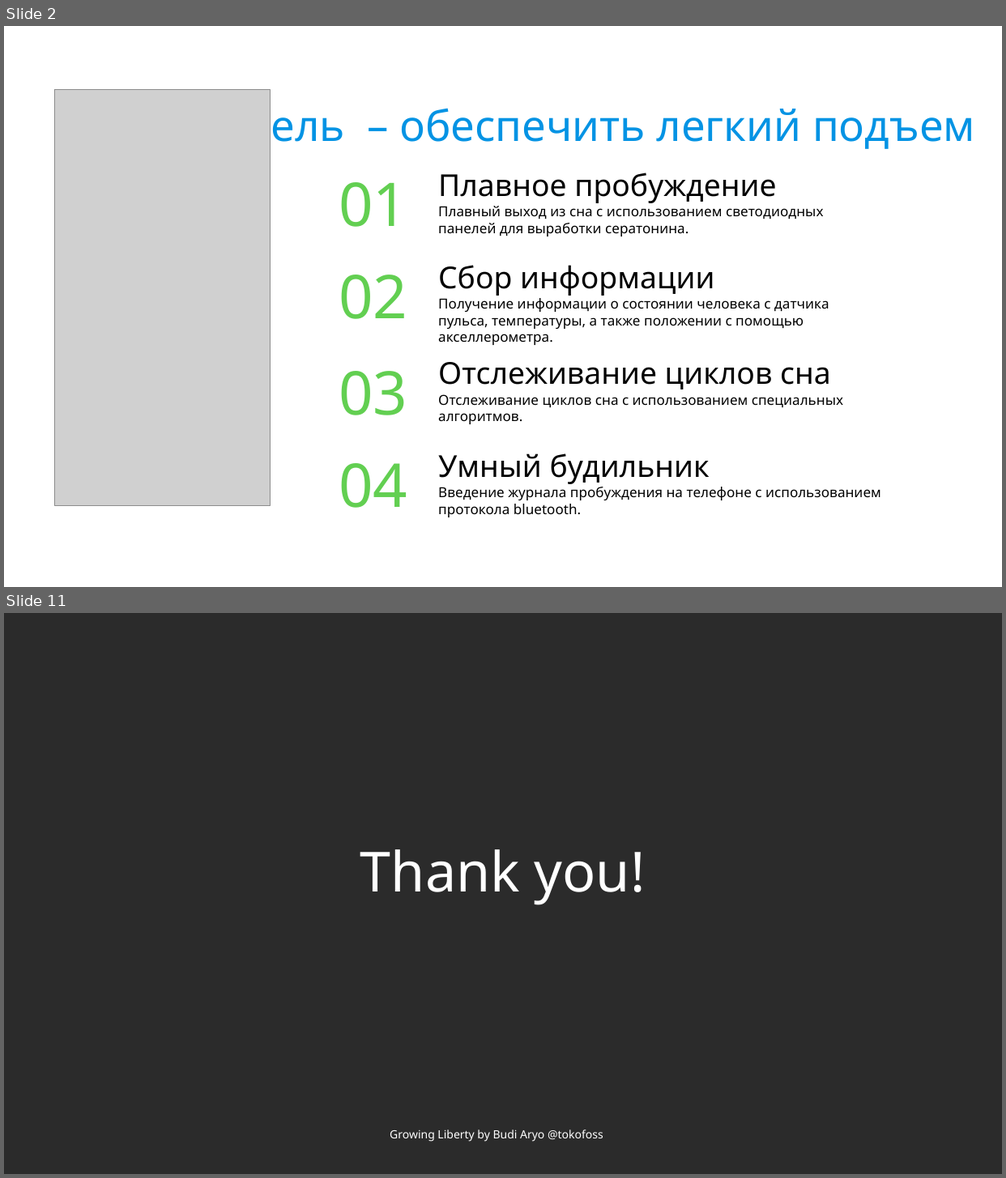
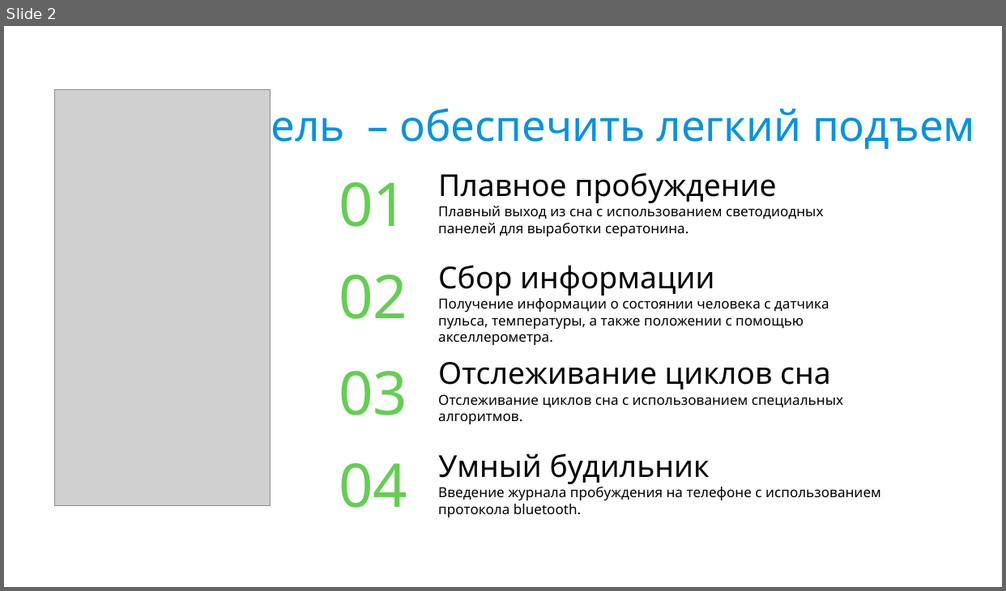
Before and after one commit to z0tedd/Lucid-Dreaming-Mask, a slide deck: Docs/Defenses/2/Untitled 1.odp. Shown one above the other, each under a label of ours: slides 2 and 11 before the commit, slide 2 after it; the slides between them are not shown. The pictures are 1006x1178 and 1006x591 pixels, drawn with LibreOffice and Linux fonts; fonts in the diff are those of the drawing; grey boxes stand for pictures; background and template pictures are left out; a plain dark background stands for a picture behind light text. Boxes give left, top, right and bottom in pixels: in the first picture for what was removed or moved away, otherwise in the second. Text is boxed around its words. In the diff, an @@ line names an element or a change of style, - is before the commit and + after.

```diff
--- a/Docs/Defenses/2/Untitled 1.odp
+++ b/Docs/Defenses/2/Untitled 1.odp
@@ slide 11 removed at box(4, 613, 1002, 1174), background picture (left out) @@
@@ text removed at box(360, 850, 646, 905) @@
-Thank you!
@@ text removed at box(390, 1130, 603, 1142) @@
-Growing Liberty by Budi Aryo @tokofoss
```
Also in this commit, not shown: 2 slides changed, 4 slides added, 6 other slides removed, 3 other files.
